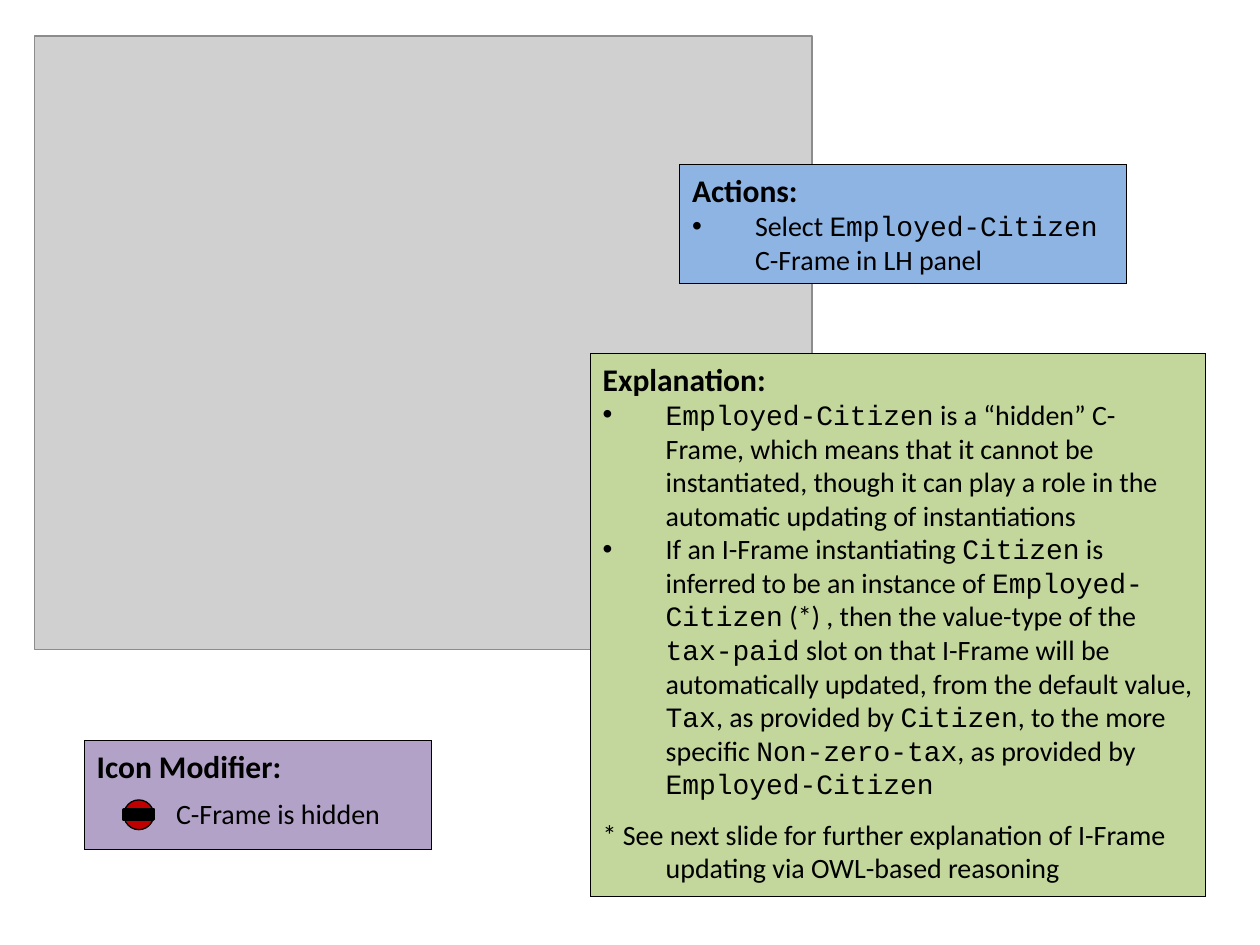
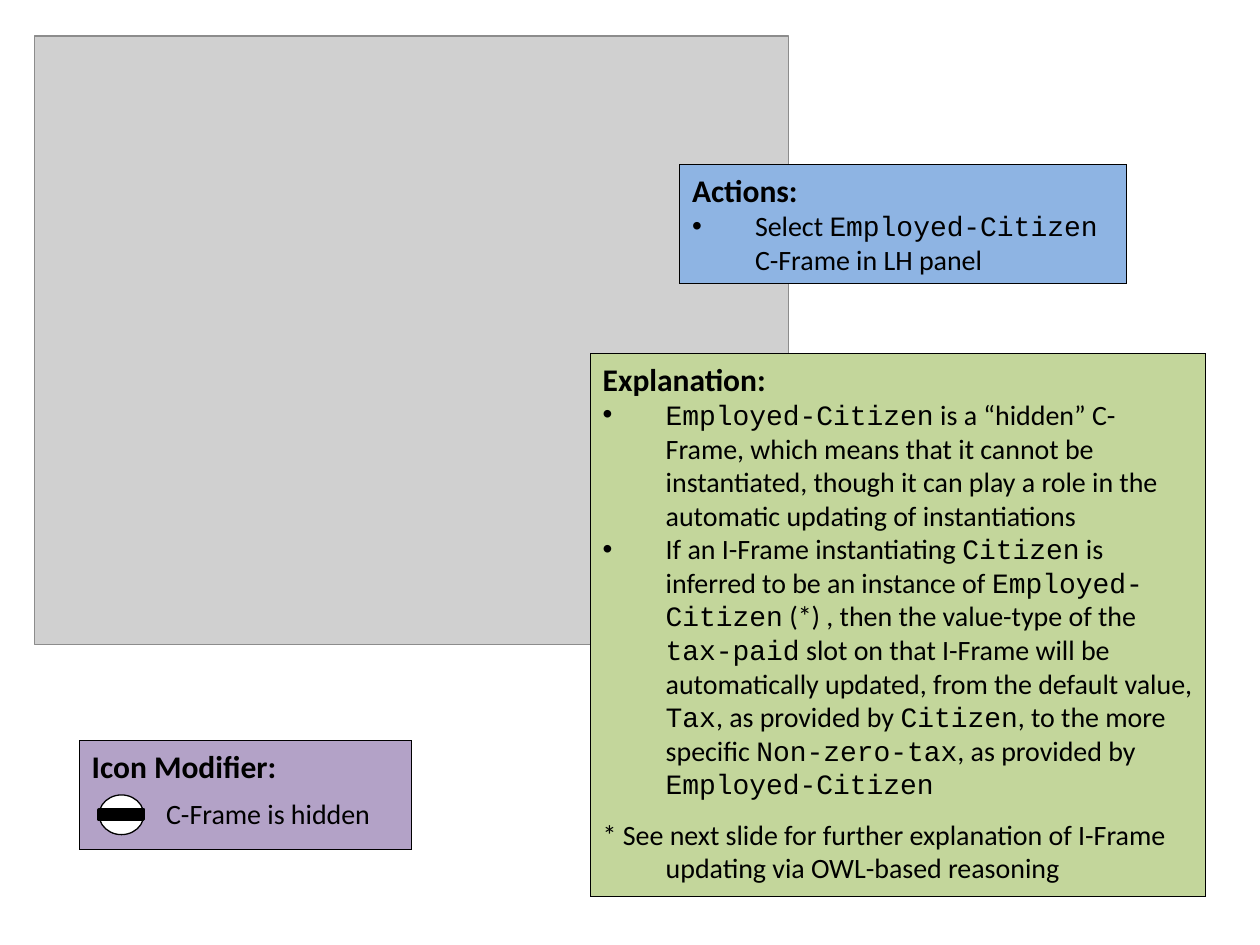
Before and after one commit to colin-puleston/mekon-hobo, a slide deck: slide 17 of docs/MEKON-HOBO Introductory Tutorial.pptx. Drawn at 1260x945 pixels with LibreOffice and Linux fonts; fonts in the diff are those of the drawing; grey boxes stand for pictures. Boxes give left, top, right and bottom in pixels: in the first picture for what was removed or moved away, otherwise in the second. Text is boxed around its words. In the diff, an @@ line names an element or a change of style, - is before the commit and + after.

```diff
--- a/docs/MEKON-HOBO Introductory Tutorial.pptx
+++ b/docs/MEKON-HOBO Introductory Tutorial.pptx
@@ picture: place and size @@
-picture at <box>35,37,813,650</box>
+picture at <box>35,37,790,645</box>
@@ rectangle "Icon Modifier:": place and size @@
-rectangle "Icon Modifier:" at <box>84,741,432,850</box>
+rectangle "Icon Modifier:" at <box>79,741,412,850</box>
@@ ellipse: place and size @@
-ellipse at <box>123,800,154,830</box>
+ellipse at <box>100,795,144,834</box>
@@ ellipse at <box>100,795,144,834</box>: fill #C00000 to #FFFFFF @@
@@ text "C-Frame is hidden": place and size @@
-text "C-Frame is hidden" at <box>176,804,380,824</box>
+text "C-Frame is hidden" at <box>166,804,370,824</box>
@@ rectangle: place and size @@
-rectangle at <box>123,810,154,820</box>
+rectangle at <box>100,810,144,820</box>
```
Also in this commit, not shown: 15 other slides changed, 2 slides added, 2 slides removed.
